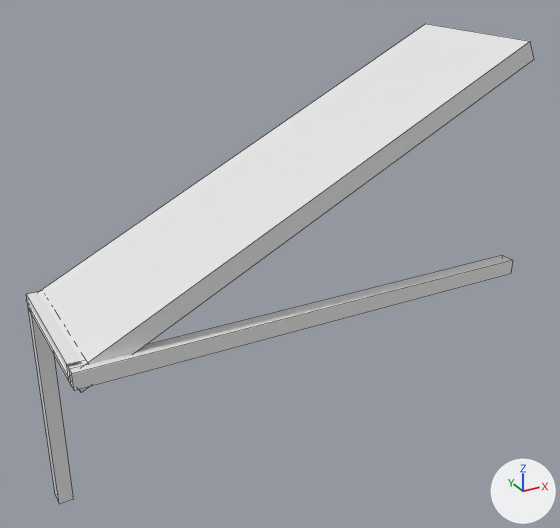
Renders of the FBX model Assets/Models/Tetrominos/Slides/VS12.fbx from each side of a commit.
Before and after are seen from a 50 mm camera at (12.79, -4.97, 2.14) aimed at (15.02, -0.92, 0.11). Every picture has the same lights, and +X, +Y and +Z are marked at lower right. Mesh edges are drawn as thin lines. Where no turn or scale is listed for an object, it has been applied to the vertices.
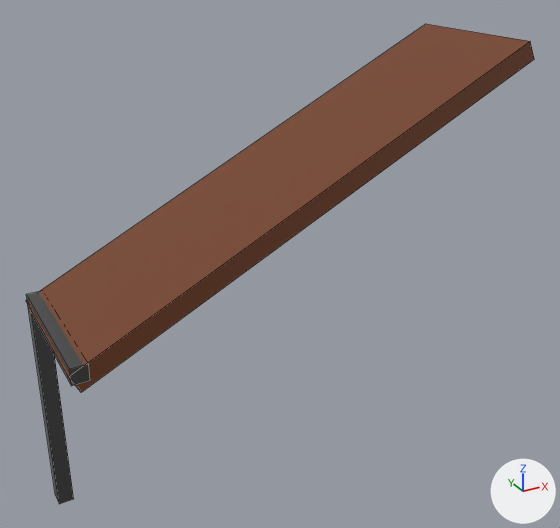
Boxes [x1, y1, x2, y2] around the edits, measured in the pictures (560 x 528 px):
```json
{"object": "Cube.101", "change": "recoloured", "before": [26, 24, 534, 392], "after": [26, 24, 534, 392], "on screen": "white to brown"}
{"object": "Cube.102", "change": "deleted", "before": [67, 255, 513, 391]}
{"object": "Cube.100", "change": "recoloured", "before": [28, 306, 74, 504], "after": [28, 306, 74, 504]}
{"object": "Cube.096", "change": "recoloured", "before": [26, 292, 90, 386], "after": [26, 292, 90, 386], "on screen": "white to grey"}
```

Scene script edits in JSON lines:
```json
{"op": "add", "block": "mat_metall", "code": ["mat_metall = principled_material('Metall')", "mat_metall.base_color = (0.135, 0.135, 0.135)  # dark grey #676767", "mat_metall.metallic = 0.85", "mat_metall.roughness = 0.28"]}
{"op": "add", "block": "mat_wood", "code": ["mat_wood = principled_material('Wood')", "mat_wood.base_color = (0.174, 0.0489, 0.0162)  # brown #743e22", "mat_wood.roughness = 0.673"]}
{"block": "me_cube_125", "where": "me_cube_125.from_pydata(...)  # 8 vertices, 6 faces; spans x -0.05..0.05, y -0.05..0.05, z -0.75..0.75"}
{"op": "add", "block": "me_cube_125", "code": "me_cube_125.materials.append(mat_metall)  # dark grey #676767"}
{"block": "me_cube_121", "where": "me_cube_121.from_pydata(...)  # 8 vertices, 6 faces; spans x -0.05..0.05, y -0.5..0.5, z -0.05..0.05"}
{"op": "add", "block": "me_cube_121", "code": "me_cube_121.materials.append(mat_metall)  # dark grey #676767"}
{"block": "me_cube_126", "where": "me_cube_126.from_pydata(...)  # 8 vertices, 6 faces; spans x -1.51..1.51, y -0.5..0.5, z -0.79..0.79"}
{"op": "add", "block": "me_cube_126", "code": "me_cube_126.materials.append(mat_wood)  # brown #743e22"}
{"op": "remove", "block": "ob_cube_102", "code": ["ob_cube_102 = bpy.data.objects.new('Cube.102', me_cube_127)", "ob_cube_102.location = (15.0, -1.45, 0.0)"]}
```
